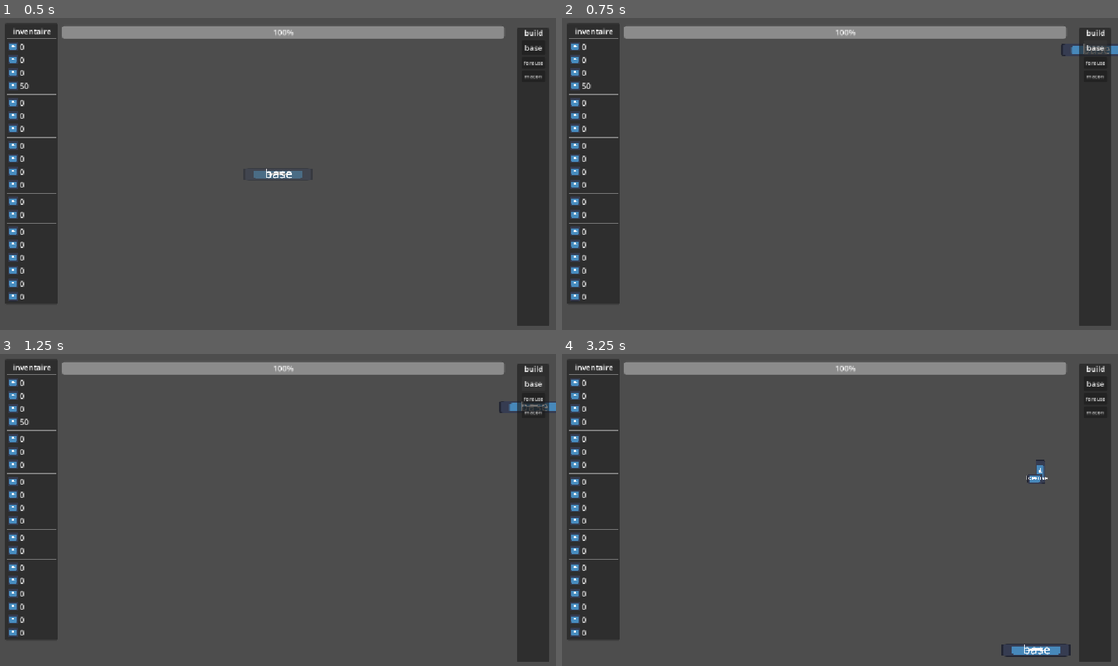
Above: before the commit, frames 1-4 (two rows, left to right).
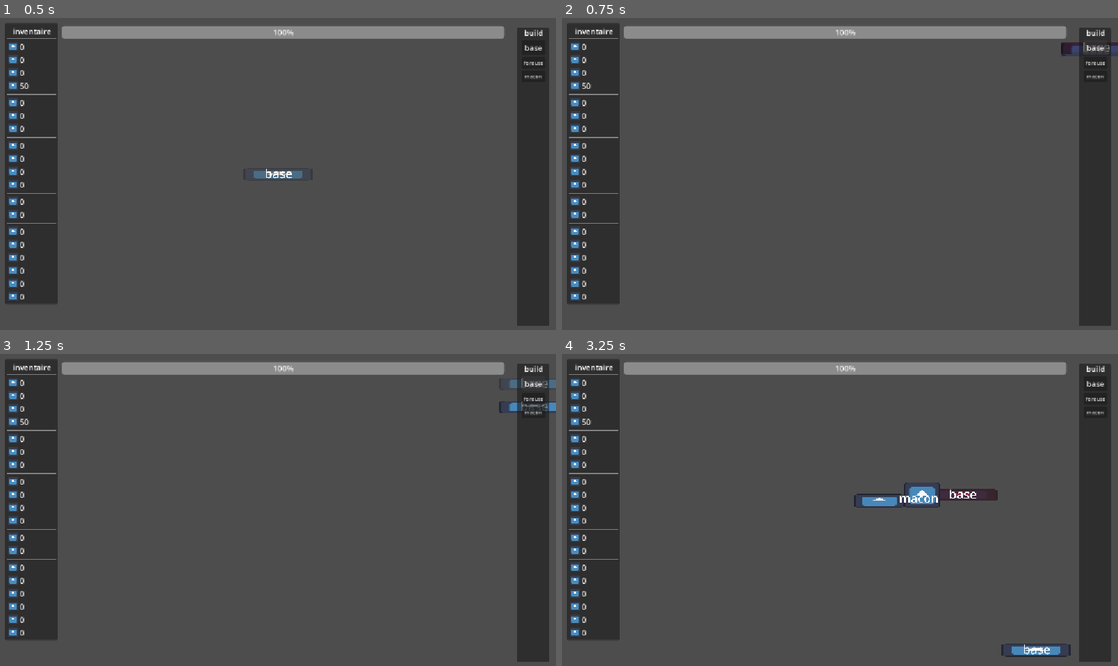
Above: after the commit, the same moments.

Repository: lucasbou-upsider/Indie-jam
Game: Godot game, scene res://scene/world.tscn
Two runs of this game, one before a commit and one after it. Both use one fixed random seed, a clock stepped at 60 frames per second and the inputs below. The engine's default icon, where the game draws it, is replaced by a stand-in: a white triangle on a blue panel in a dark square.
Inputs (mouse positions are in pixels of both pictures, inside the frame that each line leads up to):
- Up to frame 1 (0.5 s): no input
- Up to frame 2 (0.75 s): click "base" at 0.5 s
- Up to frame 3 (1.25 s): no input
- Up to frame 4 (3.25 s): click "foreuse" at 1.25 s; click "macon" at 2 s; move the mouse to (962, 494) at 2.77 s; hold D (droite) from 2.78 s (still down); click (962, 494) at 2.85 s; right-click (962, 494) at 3.05 s

Frame 1 is identical in both runs. In frame 2, 0.2% of the frame differs, in the area x 89-100%, y 7-12%; in frame 3, 0.1%; in frame 4, 1.1%, in the area x 3-88%, y 20-50%.

Commit message:
Auto stash before merge of "master" and "lucasbou-upsider/master"

Diff:
--- a/project.godot
+++ b/project.godot
@@ -60,6 +60,11 @@
 "events": [Object(InputEventKey,"resource_local_to_scene":false,"resource_name":"","device":-1,"window_id":0,"alt_press …(194 unchanged characters)…
 ]
 }
+"click droit"={
+"deadzone": 0.2,
+"events": [Object(InputEventMouseButton,"resource_local_to_scene":false,"resource_name":"","device":-1,"window_id":0,"alt_pressed":false,"shift_pressed":false,"ctrl_pressed":false,"meta_pressed":false,"button_mask":2,"position":Vector2(105, 21),"global_position":Vector2(114, 69),"factor":1.0,"button_index":2,"canceled":false,"pressed":true,"double_click":false,"script":null)
+]
+}
 
 [physics]
 
--- a/scene/craft/Base.gd
+++ b/scene/craft/Base.gd
@@ -50,8 +50,3 @@
 	#regarder si possible de placer
 	if is_blueprint :
 		bodycount += 1
-		#si objet tombe de trop haut faire des degats
-		#elif !area.get_parent().is_blueprint:
-			#print(area.get_parent().linear_velocity)
-			#if area.get_parent().linear_velocity >= Vector2(0,700):
-				#print("aie")
--- a/scene/craft/foreuse.gd
+++ b/scene/craft/foreuse.gd
@@ -6,19 +6,33 @@
 @onready var sprite_2d: Sprite2D = $Sprite2D
 
 var is_blueprint := true
-var pv = 10
+@export var pv = 10
 var bodycount = 0
+var mouse_overed := false
+var cost = 50
 
 func _ready() -> void:
-	pass
+	#cout du batiments
+	if GLOBAL.brique >= cost:
+		GLOBAL.brique -= cost
+	else:
+		queue_free()
 
 
 func _process(_delta: float) -> void:
 	# Input
-	if Input.is_action_just_pressed("click gauche"):
+	if Input.is_action_just_pressed("click gauche") and is_blueprint:
 		place_self()
 
+	#destruction
+	if mouse_overed:
+		if Input.is_action_just_pressed("click droit"):
+			GLOBAL.brique += cost
+			queue_free()
 
+
+
+	#regarde si l'objet est en blueprint ou pas
 	if is_blueprint:
 		collision_polygon_2d.disabled = true
 		global_position = get_global_mouse_position()
@@ -27,9 +41,9 @@
 		collision_polygon_2d.disabled = false
 		if ray_cast_2d.is_colliding():
 			ray_cast_2d.enabled = false
-			print("fer")
 			timer.start()
 
+	#blueprint
 	if is_blueprint:
 		if bodycount == 0:
 			sprite_2d.modulate = Color(1.0, 1.0, 1.0, 0.494)
@@ -38,10 +52,12 @@
 	else:
 		sprite_2d.modulate = Color(1.0, 0.98, 0.984, 0.98)
 
+#une fois le blueplrint fini placer
 func place_self():
 	if bodycount == 0:
 		is_blueprint = false
 
+#production
 func _on_timer_timeout() -> void:
 	GLOBAL.pierre += 1
 	ray_cast_2d.enabled = true
@@ -55,3 +71,9 @@
 	#regarder si possible de placer
 	if is_blueprint:
 		bodycount -= 1
+
+#verifie que la souris est sur le batiment
+func _on_area_2d_mouse_entered() -> void:
+	mouse_overed = true
+func _on_area_2d_mouse_exited() -> void:
+	mouse_overed = false
--- a/scene/craft/foreuse.tscn
+++ b/scene/craft/foreuse.tscn
@@ -46,4 +46,6 @@
 
 [connection signal="area_entered" from="Area2D" to="." method="_on_area_2d_area_entered"]
 [connection signal="area_exited" from="Area2D" to="." method="_on_area_2d_area_exited"]
+[connection signal="mouse_entered" from="Area2D" to="." method="_on_area_2d_mouse_entered"]
+[connection signal="mouse_exited" from="Area2D" to="." method="_on_area_2d_mouse_exited"]
 [connection signal="timeout" from="Timer" to="." method="_on_timer_timeout"]
--- a/scene/world.gd
+++ b/scene/world.gd
@@ -35,15 +35,8 @@
 
 
 func _on_button_base_pressed() -> void:
-	if GLOBAL.pierre >= 100:
-		add_child(BASE.instantiate())
-		GLOBAL.pierre -= 100
+	add_child(BASE.instantiate())
 func _on_button_foreuse_pressed() -> void:
-	if GLOBAL.brique >= 50:
-		add_child(FOREUSE.instantiate())
-		GLOBAL.brique -= 50
+	add_child(FOREUSE.instantiate())
 func _on_button_macon_pressed() -> void:
-	if GLOBAL.pierre >= 100 and GLOBAL.bois >= 20:
-		add_child(MACON.instantiate())
-		GLOBAL.pierre -= 100
-		GLOBAL.bois -= 20
+	add_child(MACON.instantiate())
